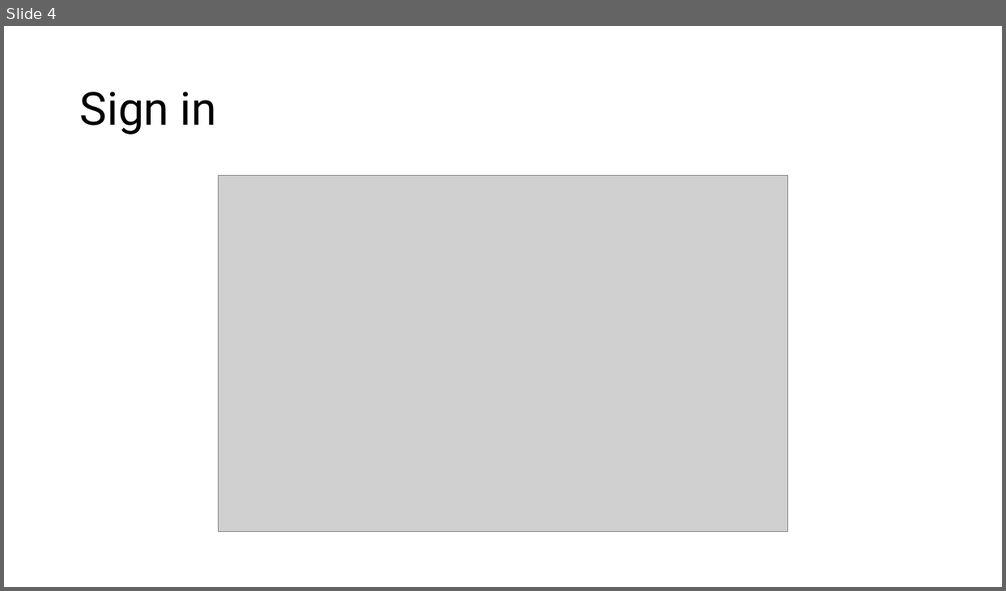
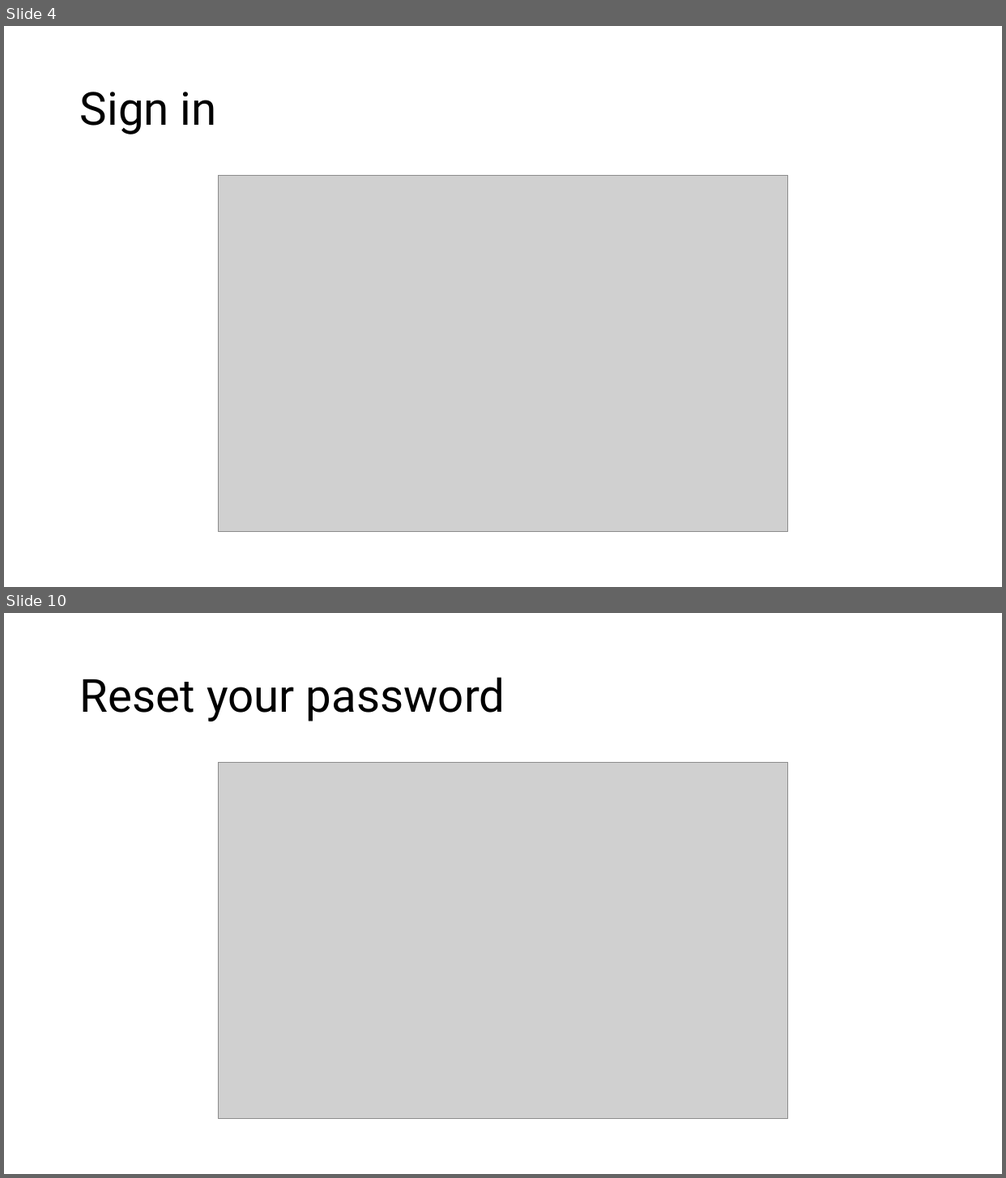
Before and after one commit to PeterCullenBurbery/software-engineering-2, a slide deck: presentation.pptx. Shown one above the other, each under a label of ours: slide 4 before the commit, slides 4 and 10 after it; the slides between them are not shown. The pictures are 1006x591 and 1006x1178 pixels, drawn with LibreOffice and Linux fonts; fonts in the diff are those of the drawing; grey boxes stand for pictures. Boxes give left, top, right and bottom in pixels: in the first picture for what was removed or moved away, otherwise in the second. Text is boxed around its words. In the diff, an @@ line names an element or a change of style, - is before the commit and + after.

```diff
--- a/presentation.pptx
+++ b/presentation.pptx
@@ slide 10 added at bbox=[4, 613, 1002, 1174], background #FFFFFF @@
@@ title added at bbox=[80, 677, 505, 722], 44 pt, text #000000 @@
+Reset your password
@@ picture added at bbox=[218, 763, 788, 1119] @@
```
Also in this commit, not shown: 7 other slides added, 1 slide removed.
